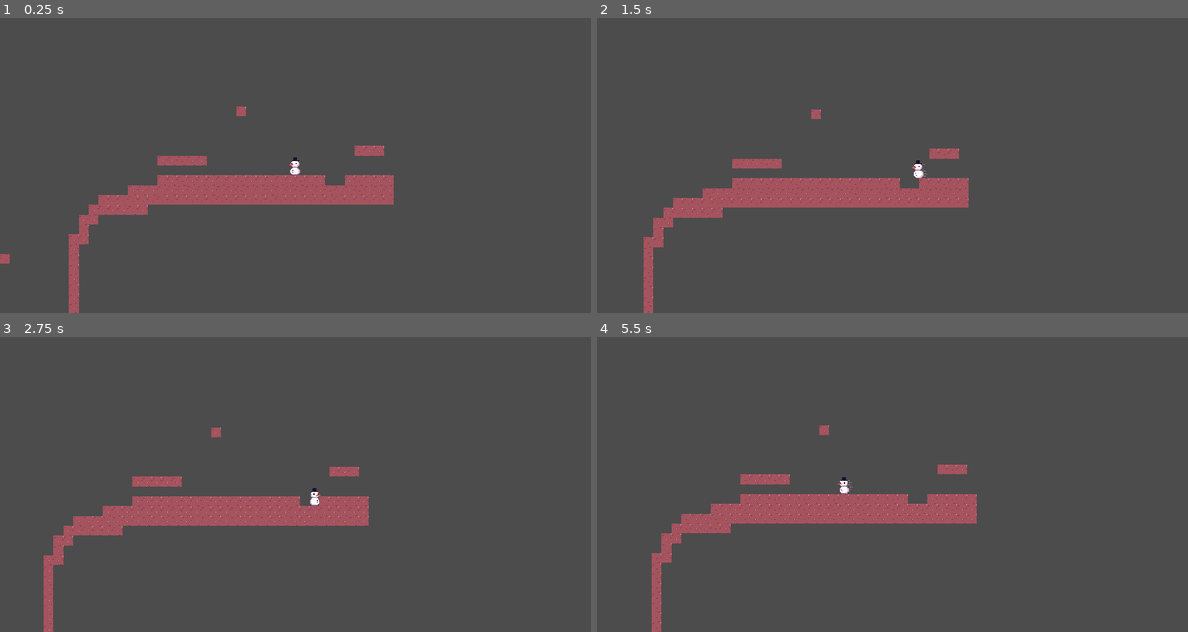
Above: before the commit, frames 1-4 (two rows, left to right).
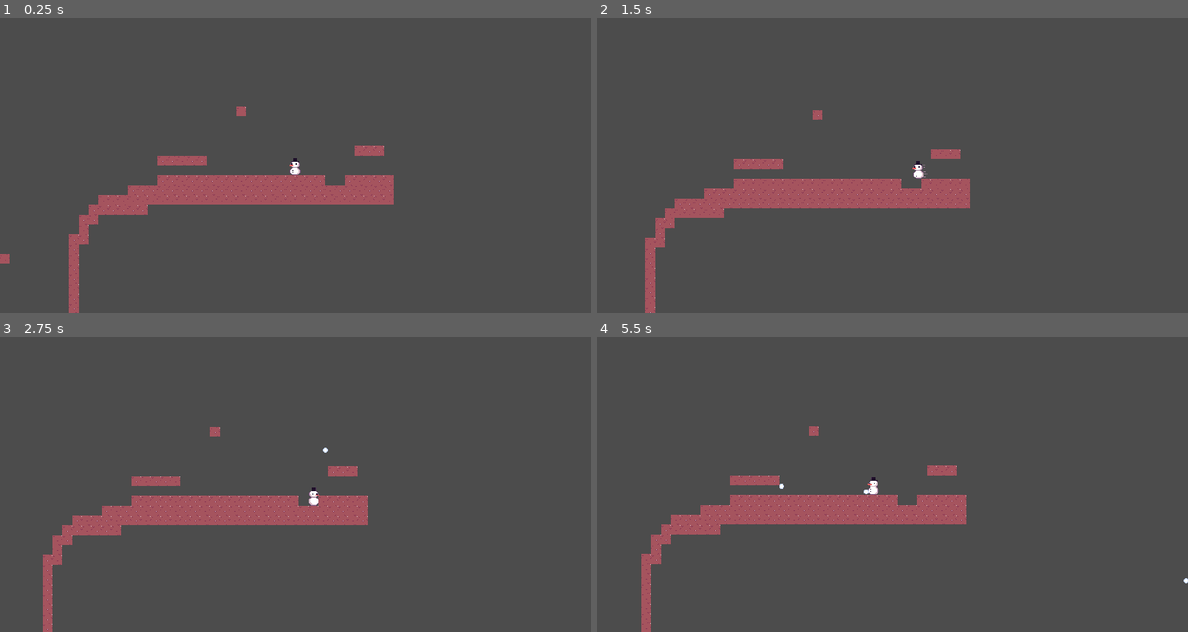
Above: after the commit, the same moments.

Repository: TheRubeThing/SnowmansRevenge
Game: Godot game, scene res://TestLevel.tscn
Two runs of this game, one before a commit and one after it. Both use one fixed random seed, a clock stepped at 60 frames per second and the inputs below. The project has no main scene, so this scene is started directly.
Inputs (mouse positions are in pixels of both pictures, inside the frame that each line leads up to):
- Up to frame 1 (0.25 s): no input
- Up to frame 2 (1.5 s): tap Enter at 0.5 s; move the mouse to (1022, 150) at 0.52 s; press the mouse at (1022, 150) at 0.53 s; hold D (Right) 0.53-1.28 s; tap Space (Jump) at 0.77 s; move the mouse to (774, 180) at 1.27 s; release the mouse at (774, 180) at 1.28 s; hold A (Left) from 1.28 s (still down); tap Shift (RollMod) at 1.35 s
- Up to frame 3 (2.75 s): tap Space (Jump) at 1.52 s; click (177, 499) at 1.55 s; move the mouse to (354, 419) at 2.02 s; release A (Left) at 2.03 s; press the mouse at (354, 419) at 2.03 s; hold D (Right) from 2.03 s (still down)
- Up to frame 4 (5.5 s): move the mouse to (862, 543) at 2.77 s; release the mouse at (862, 543) at 2.78 s; click (862, 543) at 2.85 s; tap Space (Jump) at 3.02, 3.77, 4.52 s; move the mouse to (1069, 528) at 3.52 s; release D (Right) at 3.53 s; hold Shift (RollMod) 3.53-4.28 s; hold A (Left) from 3.53 s (still down); click (1069, 528) at 3.8 s; move the mouse to (715, 440) at 4.27 s; click (715, 440) at 4.35 s; move the mouse to (922, 484) at 5.02 s; press the mouse at (922, 484) at 5.03 s

The runs differ from the first frame. In frame 1, less than 0.1% of the frame differs, in the area x 49-51%, y 47-51%; in frame 2, 1.2%; in frame 3, 1.0%; in frame 4, 3.0%, in the area x 7-100%, y 30-100%.

Commit message:
Started on snowballs

Diff:
--- /dev/null
+++ b/Assets/Scenes/Attacks/Snowball.gd
@@ -0,0 +1,19 @@
+extends KinematicBody2D
+class_name Snowball
+
+export(float) var gravity = 98
+export(float) var speed = 200
+
+onready var _velocity : Vector2 = Vector2.ZERO
+
+func _physics_process(delta):
+	_velocity.y += gravity * delta
+	move_and_slide(_velocity, Vector2.UP)
+	if _is_grounded():
+		queue_free()
+
+func _is_grounded() -> bool:
+	return test_move(transform, Vector2(0,0.1))
+
+func set_direction(direction : Vector2) -> void:
+	_velocity = direction.normalized() * speed
--- /dev/null
+++ b/Assets/Scenes/Attacks/Snowball.tscn
@@ -0,0 +1,16 @@
+[gd_scene load_steps=4 format=2]
+
+[ext_resource path="res://Assets/Sprites/Attacks/Snowball.png" type="Texture" id=1]
+[ext_resource path="res://Assets/Scenes/Attacks/Snowball.gd" type="Script" id=2]
+
+[sub_resource type="RectangleShape2D" id=1]
+extents = Vector2( 4, 4 )
+
+[node name="Snowball" type="KinematicBody2D"]
+script = ExtResource( 2 )
+
+[node name="CollisionShape2D" type="CollisionShape2D" parent="."]
+shape = SubResource( 1 )
+
+[node name="Sprite" type="Sprite" parent="."]
+texture = ExtResource( 1 )
--- /dev/null
+++ b/Assets/Scenes/Characters/FirePosition.gd
@@ -0,0 +1,11 @@
+extends Position2D
+
+var snowball : PackedScene = preload("res://Assets/Scenes/Attacks/Snowball.tscn")
+
+func _input(event):
+	if event.is_action_pressed("Fire"):
+		print("Fire")
+		var projectile = snowball.instance()
+		get_parent().get_parent().get_parent().add_child(projectile)
+		projectile.position = to_global(position)
+		projectile.set_direction(get_global_mouse_position() - to_global(position))
--- a/Assets/Scenes/Characters/Player.tscn
+++ b/Assets/Scenes/Characters/Player.tscn
@@ -16,6 +16,7 @@
 [ext_resource path="res://Assets/Sprites/Player/RollAnim/SnowmanRoll2.png" type="Texture" id=14]
 [ext_resource path="res://Assets/Sprites/Player/RollAnim/SnowmanRoll1.png" type="Texture" id=15]
 [ext_resource path="res://Assets/Sprites/Player/RollAnim/SnowmanRoll4.png" type="Texture" id=16]
+[ext_resource path="res://Assets/Scenes/Characters/FirePosition.gd" type="Script" id=17]
 
 [sub_resource type="RectangleShape2D" id=1]
 extents = Vector2( 8, 14 )
@@ -53,6 +54,10 @@
 [node name="AnimatedSprite" type="AnimatedSprite" parent="."]
 frames = SubResource( 2 )
 animation = "Idle"
-frame = 1
+frame = 2
 speed_scale = 2.0
 playing = true
+
+[node name="FirePosition" type="Position2D" parent="AnimatedSprite"]
+position = Vector2( -11.4082, 3.1037 )
+script = ExtResource( 17 )
--- a/Assets/Scenes/Characters/PlayerController.gd
+++ b/Assets/Scenes/Characters/PlayerController.gd
@@ -101,7 +101,7 @@
 	move_and_slide(_velocity, Vector2.UP)
 
 func set_sprite_direction(direction : int) -> void:
-	$AnimatedSprite.flip_h = (direction > 0)
+	$AnimatedSprite.scale.x = -1 * direction
 
 func _calculate_jump_parameters() -> void:
 	_gravity = jump_height / pow((jump_distance / move_speed), 2)
--- a/project.godot
+++ b/project.godot
@@ -8,9 +8,14 @@
 
 config_version=4
 
-_global_script_classes=[  ]
+_global_script_classes=[ {
+"base": "KinematicBody2D",
+"class": "Snowball",
+"language": "GDScript",
+"path": "res://Assets/Scenes/Attacks/Snowball.gd"
+} ]
 _global_script_class_icons={
-
+"Snowball": ""
 }
 
 [application]
@@ -59,6 +64,11 @@
 "events": [ Object(InputEventKey,"resource_local_to_scene":false,"resource_name":"","device":0,"alt":false,"shift":false,"control":false,"meta":false,"command":false,"pressed":false,"scancode":16777237,"unicode":0,"echo":false,"script":null)
  ]
 }
+Fire={
+"deadzone": 0.5,
+"events": [ Object(InputEventMouseButton,"resource_local_to_scene":false,"resource_name":"","device":0,"alt":false,"shift":false,"control":false,"meta":false,"command":false,"button_mask":0,"position":Vector2( 0, 0 ),"global_position":Vector2( 0, 0 ),"factor":1.0,"button_index":1,"pressed":false,"doubleclick":false,"script":null)
+ ]
+}
 
 [rendering]
 
Not shown: 1 places in Assets/Scenes/Characters/Player.tscn that only renumber resources
Binary file added: Assets/Sprites/Attacks/Snowball.aseprite
Binary file added: Assets/Sprites/Attacks/Snowball.png
Not shown, added: Assets/Sprites/Attacks/Snowball.png.import
